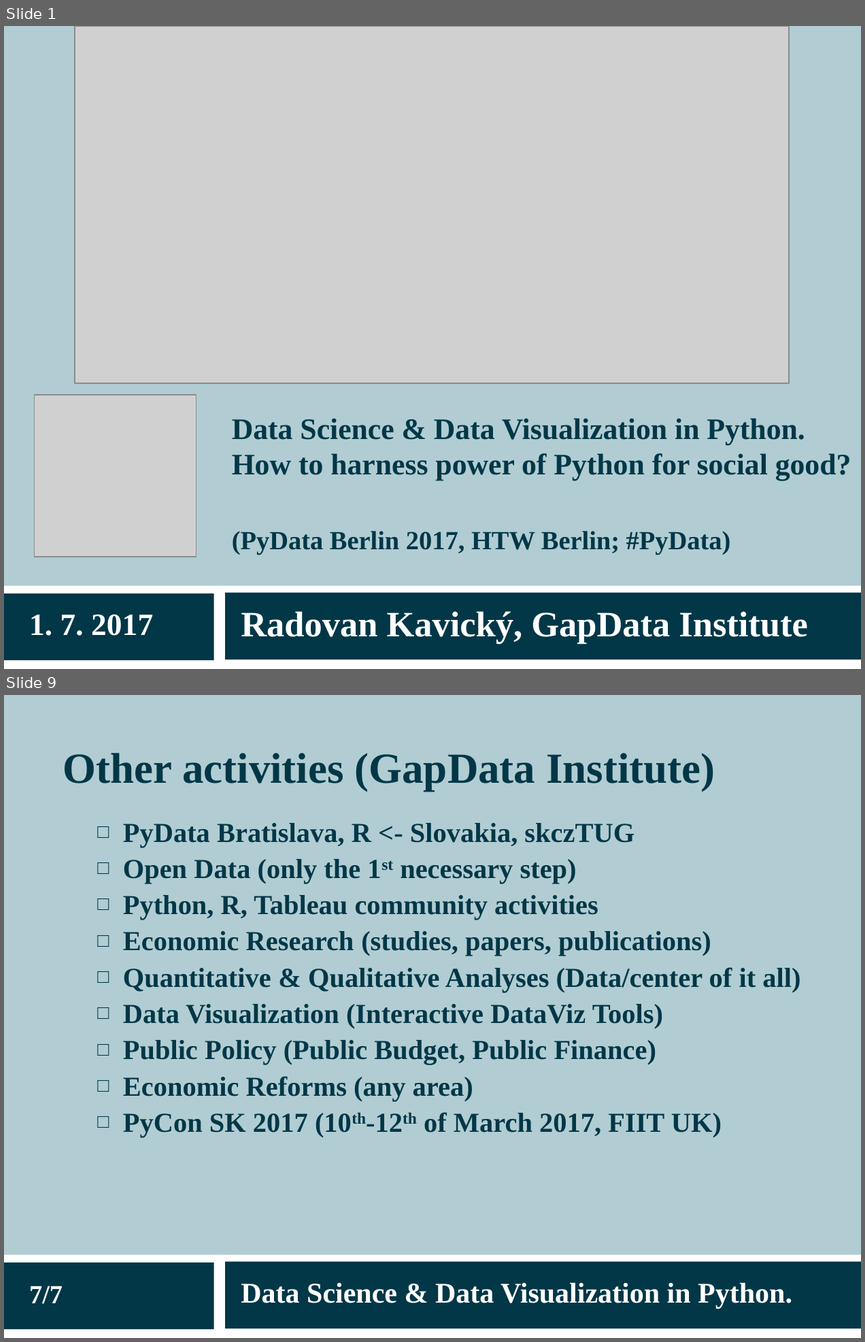
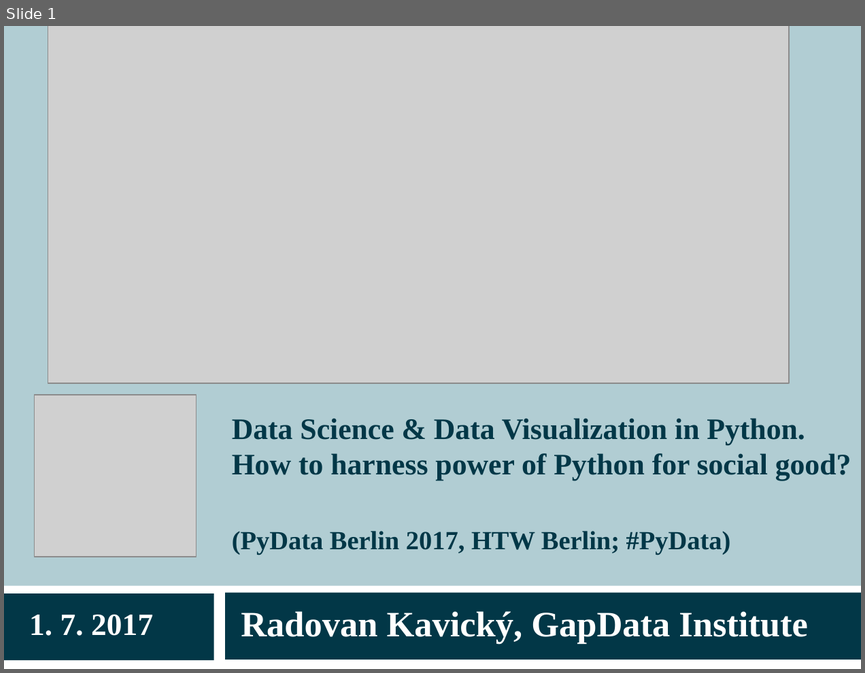
Before and after one commit to radovankavicky/PyDataBerlin2017, a slide deck: present/pydata2017berlin_datascience_final.ppt. Shown one above the other, each under a label of ours: slides 1 and 9 before the commit, slide 1 after it; the slides between them are not shown. The pictures are 865x1342 and 865x673 pixels, drawn with LibreOffice and Linux fonts; fonts in the diff are those of the drawing; grey boxes stand for pictures. Boxes give left, top, right and bottom in pixels: in the first picture for what was removed or moved away, otherwise in the second. Text is boxed around its words. In the diff, an @@ line names an element or a change of style, - is before the commit and + after.

```diff
--- a/present/pydata2017berlin_datascience_final.ppt
+++ b/present/pydata2017berlin_datascience_final.ppt
@@ slide 9 removed at [4, 695, 861, 1338], background #B1CDD3; not listed: 3 template elements that a slide beside it also shows @@
@@ title removed at [63, 753, 715, 791] @@
-Other activities (GapData Institute)
@@ text removed at [123, 823, 800, 1137] @@
-  □ PyData Bratislava, R <- Slovakia, skczTUG
-  □ Open Data (only the 1st necessary step)
-  □ Python, R, Tableau community activities
-  □ Economic Research (studies, papers, publications)
-  □ Quantitative & Qualitative Analyses (Data/center of it all)
-  □ Data Visualization (Interactive DataViz Tools)
-  □ Public Policy (Public Budget, Public Finance)
-  □ Economic Reforms (any area)
-  □ PyCon SK 2017 (10th-12th of March 2017, FIIT UK)
@@ text removed at [29, 1285, 62, 1304] @@
-7/7
@@ text removed at [241, 1283, 792, 1308] @@
-Data Science & Data Visualization in Python.
@@ slide 1 changed as well @@
@@ picture: place and size @@
-picture at [75, 26, 789, 383]
+picture at [48, 26, 789, 382]
```
Also in this commit, not shown: 3 other slides changed, 14 slides added, 6 other slides removed, 2 other files.
